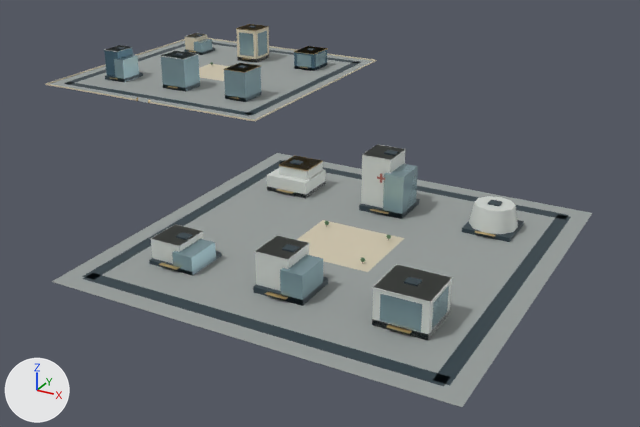
The glTF model web/public/assets/3d/ampliworld/GC-CITY-2030/GC-TILE-01-25.glb, before and after one commit.
Rendered twice from a 50 mm camera at (-8480.0, -10815.0, 327.0) aimed at (-8924.0, -10009.0, -76.0). Every picture has the same lights, and +X, +Y and +Z are marked at lower left. The picture after the commit comes second. Where no turn or scale is listed for an object, it has been applied to the vertices. Vertices at exactly the same position are counted once.

Names of what the first picture shows: 'GC-TILE-01-25-blue', 'GC-TILE-01-25-dark', 'GC-TILE-01-25-glass', 'GC-TILE-01-25-gold', 'GC-TILE-01-25-ivory', 'GC-TILE-01-25-paving', 'GC-TILE-01-25-white' and 1 more.
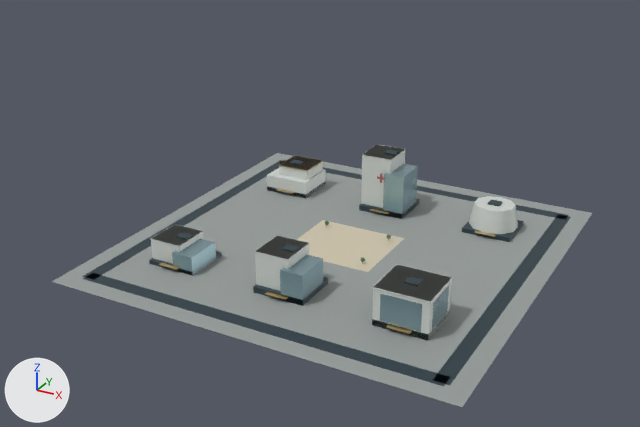
Where the change shows, as pixel boxes [x1, y1, x2, y2] in the pictures (640 x 427 px):
'GC-TILE-01-25-paving', reshaped (31% shorter)
    before: [50, 40, 592, 407]
    after: [52, 153, 592, 407]
'GC-TILE-01-25-dark', reshaped (34% shorter)
    before: [65, 26, 571, 386]
    after: [82, 150, 571, 386]
'GC-TILE-01-25-white', reshaped (11% narrower, 36% shorter)
    before: [105, 34, 518, 341]
    after: [151, 144, 518, 341]
'GC-TILE-01-25-glass', reshaped (17% narrower, 44% shorter)
    before: [114, 31, 449, 332]
    after: [172, 164, 449, 332]
'GC-TILE-01-25-ivory', reshaped
    before: [45, 24, 404, 272]
    after: [297, 220, 404, 272]
'GC-TILE-01-25-gold', reshaped (13% narrower, 42% shorter)
    before: [110, 24, 495, 334]
    after: [159, 155, 495, 334]
'GC-TILE-01-25-blue', deleted
    before: [104, 45, 327, 77]
part 1 of me_mesh_0, deleted
    before: [50, 40, 372, 120]
part 2 of me_mesh_1, deleted
    before: [65, 26, 362, 116]
part 3 of me_mesh_2, deleted
    before: [45, 24, 376, 121]
part 4 of me_mesh_7, deleted
    before: [105, 45, 132, 52]
part 5 of me_mesh_7, deleted
    before: [161, 51, 198, 60]
part 6 of me_mesh_5, deleted
    before: [110, 24, 328, 103]
part 7 of me_mesh_6, deleted
    before: [114, 31, 325, 102]

What changed in the scene script:
```text
Change me_mesh_0:
    used by ob_gc_tile_01_25_paving; location = (0.0, 0.0, 0.0)
    remove me_mesh_0.from_pydata(...)  # 16 vertices, 24 faces; spans x -9379.0..-8621.0, y -10379.0..-9621.0, z 0.0
    add me_mesh_0.from_pydata(...)  # 8 vertices, 12 faces; spans x -8959.0..-8621.0, y -10379.0..-10041.0, z 0.0
    me_mesh_0 part 1: the loose piece of 8 vertices spanning x -9379.0..-9041.0, y -9959.0..-9621.0, z 0.0 is deleted
Change me_mesh_1:
    used by ob_gc_tile_01_25_dark; location = (0.0, 0.0, 0.0)
    remove me_mesh_1.from_pydata(...)  # 256 vertices, 384 faces; spans x -9364.0..-8636.0, y -10364.0..-9636.0, z 0.0..54.0
    add me_mesh_1.from_pydata(...)  # 128 vertices, 192 faces; spans x -8944.0..-8636.0, y -10364.0..-10056.0, z 0.0..54.0
    me_mesh_1 part 2: 16 loose pieces with 128 vertices, spanning x -9364.0..-9056.0, y -9944.0..-9636.0, z 0.0..49.0, are deleted
Change me_mesh_2:
    used by ob_gc_tile_01_25_ivory; location = (0.0, 0.0, 0.0)
    remove me_mesh_2.from_pydata(...)  # 72 vertices, 108 faces; spans x -9380.0..-8750.0, y -10246.0..-9620.0, z 0.0..48.0
    add me_mesh_2.from_pydata(...)  # 8 vertices, 12 faces; spans x -8830.0..-8750.0, y -10246.0..-10174.0, z 0.0
    me_mesh_2 part 3: 8 loose pieces with 64 vertices, spanning x -9380.0..-9040.0, y -9960.0..-9620.0, z 0.0..48.0, are deleted
Change me_mesh_5:
    used by ob_gc_tile_01_25_gold; location = (0.0, 0.0, 0.0)
    remove me_mesh_5.from_pydata(...)  # 210 vertices, 336 faces; spans x -9317.0..-8671.0, y -10322.0..-9677.0, z 0.0..48.0
    add me_mesh_5.from_pydata(...)  # 122 vertices, 204 faces; spans x -8902.0..-8671.0, y -10322.0..-10099.0, z 4.0..26.0
    me_mesh_5 part 6: 11 loose pieces with 88 vertices, spanning x -9317.0..-9093.0, y -9960.0..-9677.0, z 0.0..48.0, are deleted
Change me_mesh_6:
    used by ob_gc_tile_01_25_glass; location = (0.0, 0.0, 0.0)
    remove me_mesh_6.from_pydata(...)  # 216 vertices, 324 faces; spans x -9308.0..-8668.0, y -10318.0..-9677.0, z 0.0..44.0
    add me_mesh_6.from_pydata(...)  # 56 vertices, 84 faces; spans x -8887.0..-8668.0, y -10318.0..-10106.0, z 0.0..40.0
    me_mesh_6 part 7: 20 loose pieces with 160 vertices, spanning x -9308.0..-9094.0, y -9898.0..-9677.0, z 0.0..44.0, are deleted
Change me_mesh_7:
    used by ob_gc_tile_01_25_white; location = (0.0, 0.0, 0.0)
    remove me_mesh_7.from_pydata(...)  # 126 vertices, 196 faces; spans x -9327.0..-8668.0, y -10318.0..-9684.0, z 0.0..53.0
    add me_mesh_7.from_pydata(...)  # 102 vertices, 160 faces; spans x -8912.0..-8668.0, y -10318.0..-10098.0, z 0.0..53.0
    me_mesh_7 part 4: the loose piece of 8 vertices spanning x -9327.0..-9304.0, y -9894.0..-9862.0, z 41.0 is deleted
    me_mesh_7 part 5: the loose piece of 8 vertices spanning x -9229.0..-9191.0, y -9895.0..-9861.0, z 44.0 is deleted
    other edits to the shape of me_mesh_7 do not show in these pictures
Remove ob_gc_tile_01_25_blue:
    ob_gc_tile_01_25_blue = bpy.data.objects.new('GC-TILE-01-25-blue', me_mesh_8)
    ob_gc_tile_01_25_blue.location = (0.0, 0.0, 0.0)
```
